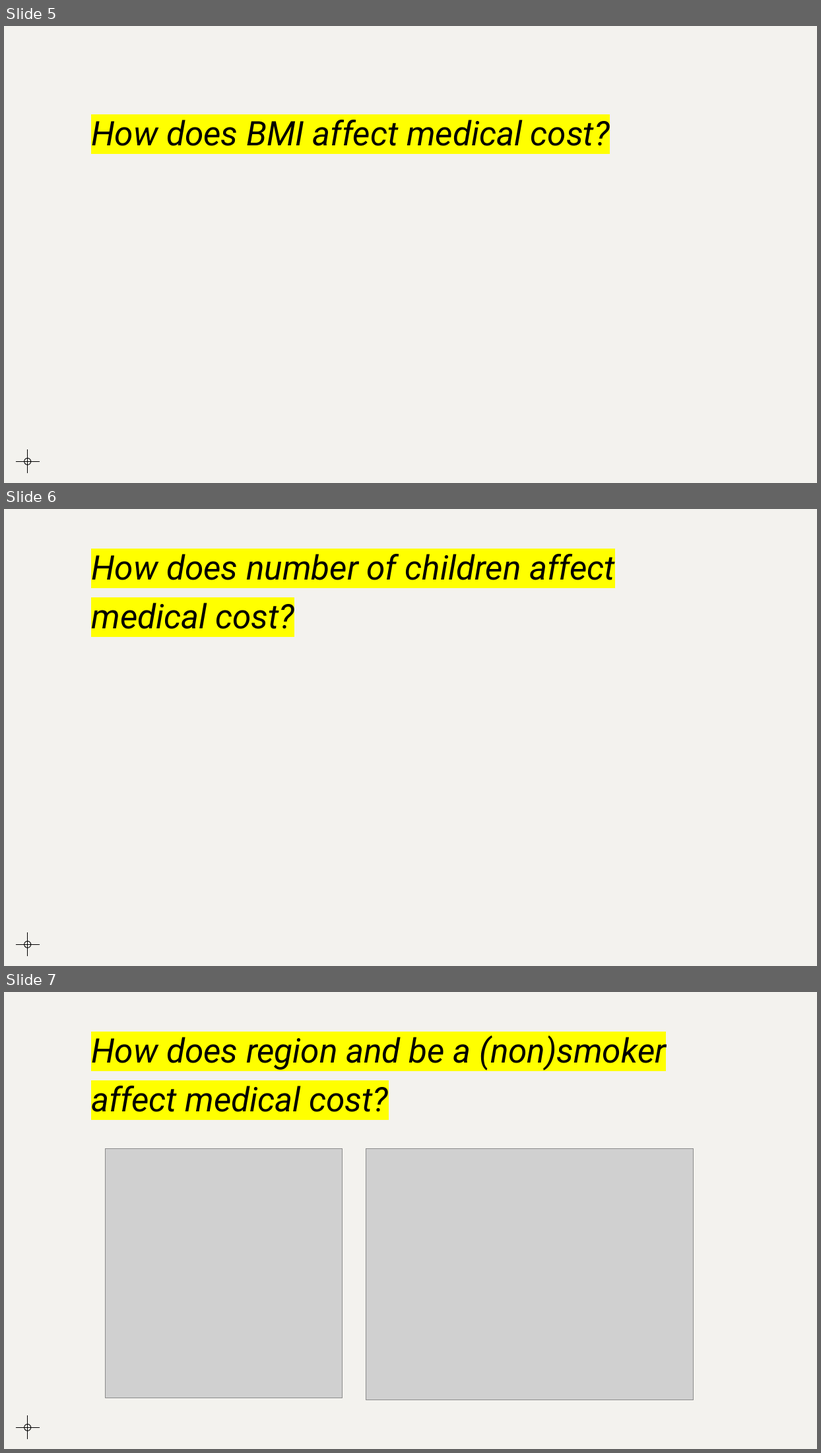
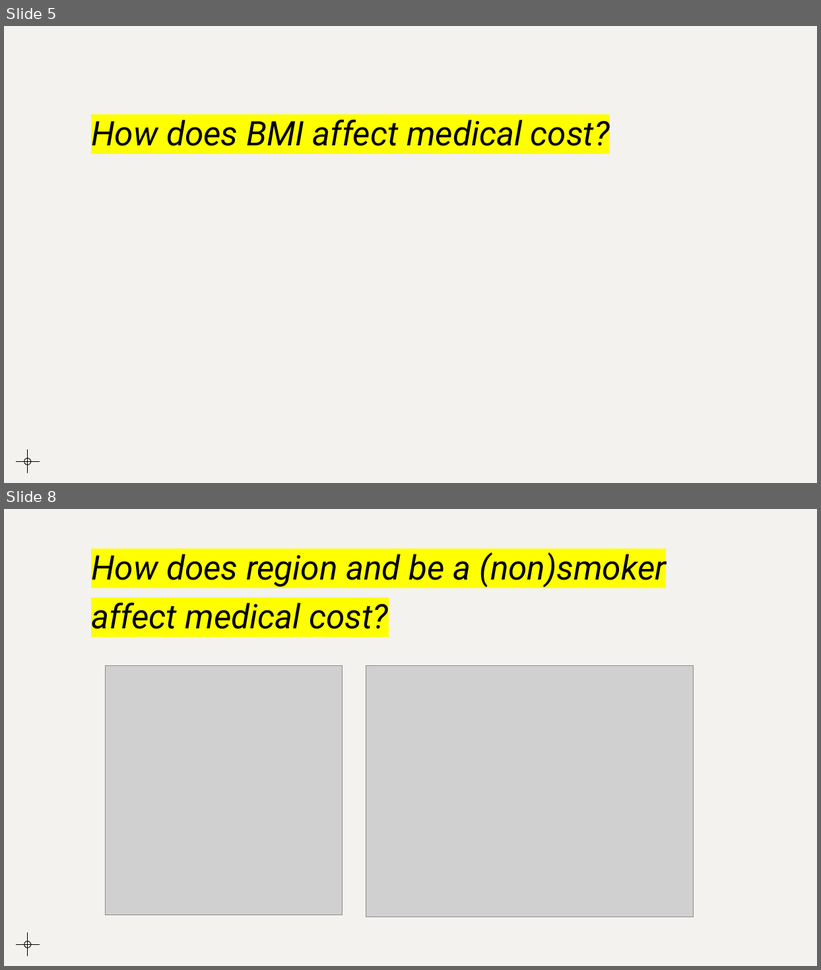
Before and after one commit to jaimelangenfeld/project1, a slide deck: Medical Cost After Insurance.pptx. Shown one above the other, each under a label of ours: slides 5, 6 and 7 before the commit, slides 5 and 8 after it; the slides between them are not shown. The pictures are 821x1453 and 821x970 pixels, drawn with LibreOffice and Linux fonts; fonts in the diff are those of the drawing; grey boxes stand for pictures. Boxes give left, top, right and bottom in pixels: in the first picture for what was removed or moved away, otherwise in the second. Text is boxed around its words. In the diff, an @@ line names an element or a change of style, - is before the commit and + after.

```diff
--- a/Medical Cost After Insurance.pptx
+++ b/Medical Cost After Insurance.pptx
@@ slide 6 removed at bbox=[4, 509, 817, 966], background #F3F2EE; not listed: 3 template elements that a slide beside it also shows @@
@@ title removed at bbox=[91, 554, 615, 629] @@
-How does number of children affect medical cost?
@@ what was slide 7 is now slide 8 @@
```
Also in this commit, not shown: 2 slides added.
